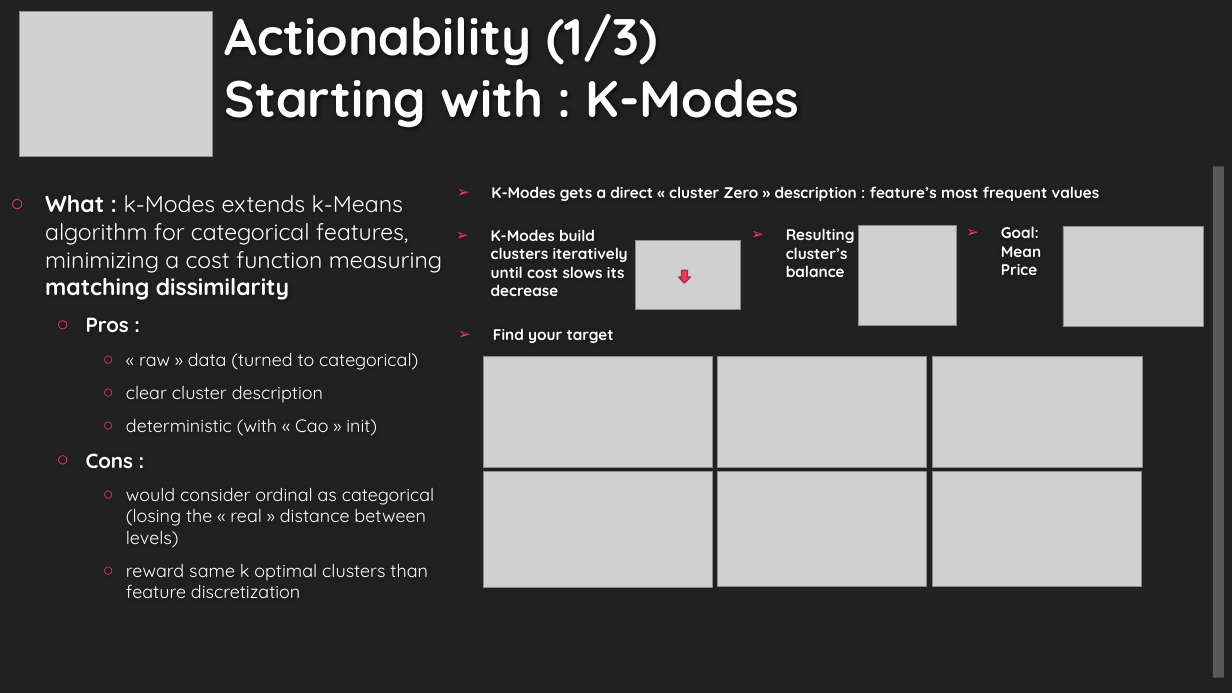
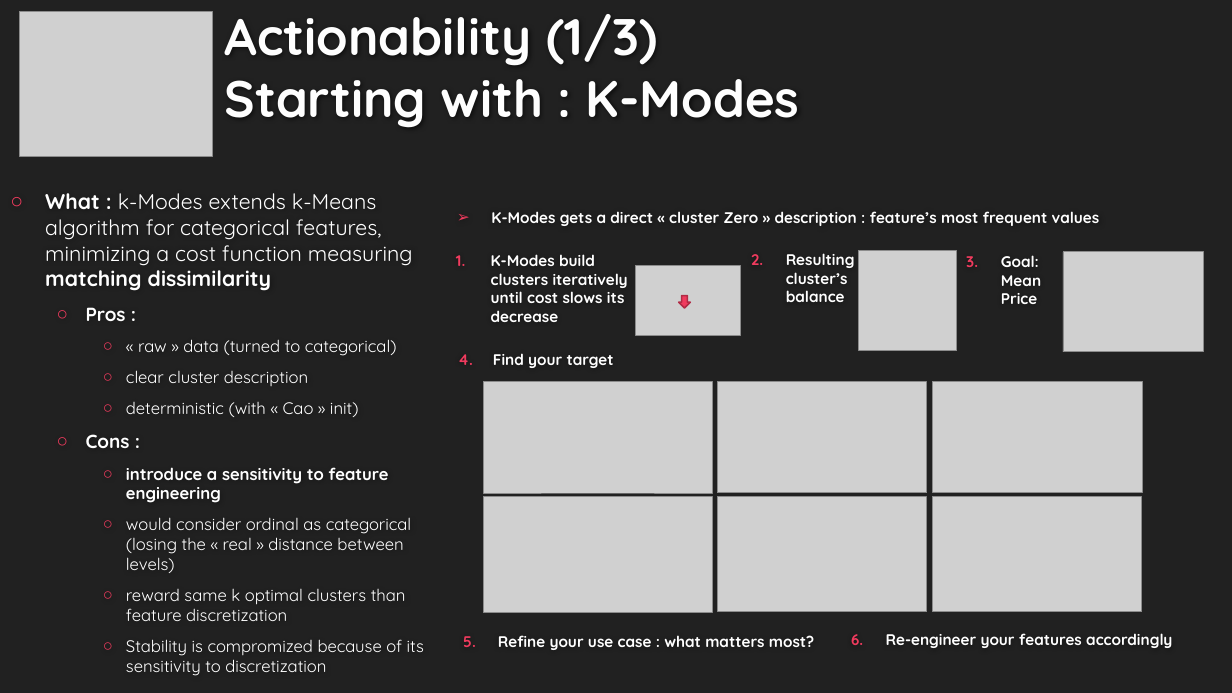
Before and after one commit to EtienneLardeur/P5_CustomerSegmentation, a slide deck: slide 13 of P5Olist_Présentation_initiale.pptx (slide 12 before the commit). Drawn at 1232x693 pixels with LibreOffice and Linux fonts; fonts in the diff are those of the drawing; grey boxes stand for pictures; background and template pictures are left out. Boxes give left, top, right and bottom in pixels: in the first picture for what was removed or moved away, otherwise in the second. Text is boxed around its words. In the diff, an @@ line names an element or a change of style, - is before the commit and + after.

Commit message:
Update P5Olist_Présentation_initiale.pptx
Need to catch a most interesting use case to test the second approach  for stability : ARI based

```diff
--- a/P5Olist_Présentation_initiale.pptx
+++ b/P5Olist_Présentation_initiale.pptx
@@ rectangle removed at (1214, 166, 1225, 678) @@
@@ text at (45, 193, 413, 621): size 18 to 16.6 pt in "What : k-Modes extends k-Means algorithm for ..."; size 16 to 14.8 pt in "Pros :", "Cons :"; size 14 to 12.9 pt in "« raw » data (turned to categorical)", "clear cluster description", "deterministic (with « Cao » init)", "would consider ordinal as categorical (losing the ..." and 1 more places @@
@@ bullet ➢ to 1. in 4 elements at (491, 254, 628, 322), (786, 253, 855, 302), (493, 353, 614, 368), (1001, 255, 1041, 304) @@
@@ text "Goal: Mean Price": place and size @@
-text "Goal: Mean Price" at (1001, 226, 1041, 275)
+text "Goal: Mean Price" at (1001, 255, 1041, 304)
@@ 9 pictures, 4 texts, 1 down arrow: place and size @@
-9 pictures, 4 texts, 1 down arrow at (483, 186, 1203, 587)
+9 pictures, 4 texts, 1 down arrow at (483, 211, 1203, 613)
@@ text at (126, 467, 388, 503): paragraph added @@
+    ○ introduce a sensitivity to feature engineering
@@ text at (126, 639, 424, 676): paragraph added @@
+    ○ Stability is compromized because of its sensitivity to discretization
@@ text added at (498, 635, 814, 650), 12 pt, text #FFFFFF, bold @@
+5. Refine your use case : what matters most?
@@ text added at (886, 633, 1172, 648), 12 pt, text #FFFFFF, bold @@
+6. Re-engineer your features accordingly
```
Also in this commit, not shown: 4 other slides changed, 3 slides added, 5 slides removed.
